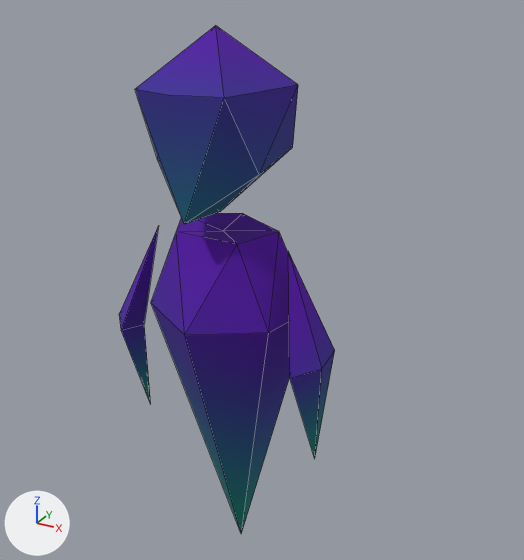
Before and after pictures for a commit that changed the FBX model Assets/Local Only/LankyLoad.fbx.
Camera for both pictures: a 50 mm lens placed at (1.41, -2.23, 3.51), pointed at (0.09, 0.16, 2.31). The lights are fixed; the arrows at lower left show +X, +Y and +Z. Mesh edges are drawn as thin lines.

Before the edit, the objects in view are built like this:
```python
me_icosphere_001 = bpy.data.meshes.new('Icosphere.001')
me_icosphere_001.from_pydata(...)  # 39 vertices, 58 faces; spans x -0.48..0.48, y -0.28..0.32, z 0.96..3.31
me_icosphere_001.materials.append(mat_material)  # picture img_gradientpurpteal_png
ob_icosphere_001 = bpy.data.objects.new('Icosphere.001', me_icosphere_001)
ob_icosphere_001.location = (0.0, 0.0, 0.0)
```
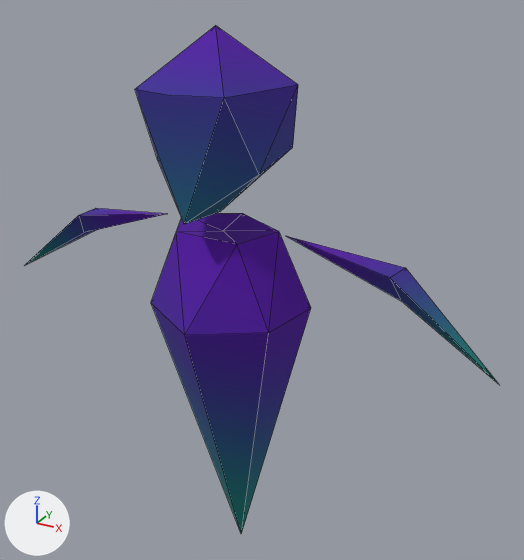
The newer file is also rescaled (x0.541) as a whole; pictures and numbers use the older file's frame.

Where the change shows, as pixel boxes [x1, y1, x2, y2] in the pictures (524 x 560 px; the box of a moved part takes in the faces that stretch with it):
'Icosphere.001', reshaped (119% wider): before [119, 25, 335, 534]; after [25, 25, 499, 534]
part 1 of me_icosphere_001, moved or reshaped: before [288, 251, 335, 459]; after [287, 236, 499, 384]
part 2 of me_icosphere_001, moved or reshaped: before [119, 225, 159, 404]; after [25, 208, 165, 265]

Edits to the bpy script that builds the scene:
```text
Change me_icosphere_001:
    where me_icosphere_001.from_pydata(...)  # 39 vertices, 58 faces; spans x -0.48..0.48, y -0.28..0.32, z 0.96..3.31
    used by ob_icosphere_001; location = (0.0, 0.0, 0.0)
    me_icosphere_001 part 1
    me_icosphere_001.vertices[27].co: (0.42, 0.02, 1.62) -> (1.1, 0.0, 2.19)  # pixel (314, 459) -> pixel (500, 385)
    me_icosphere_001.vertices[28].co: (0.39, -0.17, 2.11) -> (0.68, 0.2, 2.43)  # pixel (289, 378) -> not seen
    me_icosphere_001.vertices[29].co: (0.47, 0.05, 2.14) -> (0.69, -0.03, 2.52)  # pixel (334, 350) -> pixel (389, 277)
    me_icosphere_001.vertices[30].co: (0.29, 0.0, 2.53) -> (0.27, 0.03, 2.58)  # pixel (288, 250) -> pixel (285, 235)
    me_icosphere_001.vertices[31].co: (0.4, 0.0, 2.06) -> (0.73, 0.03, 2.42)  # not seen -> pixel (401, 301)
    me_icosphere_001.vertices[32].co: (0.48, -0.07, 2.12) -> (0.71, 0.1, 2.51)  # pixel (321, 368) -> pixel (405, 267)
    me_icosphere_001 part 2
    me_icosphere_001.vertices[33].co: (-0.42, 0.02, 1.62) -> (-1.1, 0.0, 2.19)  # pixel (150, 404) -> pixel (24, 265)
    me_icosphere_001.vertices[34].co: (-0.39, -0.17, 2.11) -> (-0.68, 0.2, 2.43)  # pixel (121, 330) -> not seen
    me_icosphere_001.vertices[35].co: (-0.47, 0.05, 2.14) -> (-0.69, -0.03, 2.52)  # not seen -> pixel (78, 215)
    me_icosphere_001.vertices[36].co: (-0.29, 0.0, 2.53) -> (-0.27, 0.03, 2.58)  # pixel (158, 225) -> not seen
    me_icosphere_001.vertices[37].co: (-0.4, 0.0, 2.06) -> (-0.73, 0.03, 2.42)  # pixel (144, 324) -> pixel (83, 232)
    me_icosphere_001.vertices[38].co: (-0.48, -0.07, 2.12) -> (-0.71, 0.1, 2.51)  # pixel (119, 313) -> pixel (95, 208)
```
